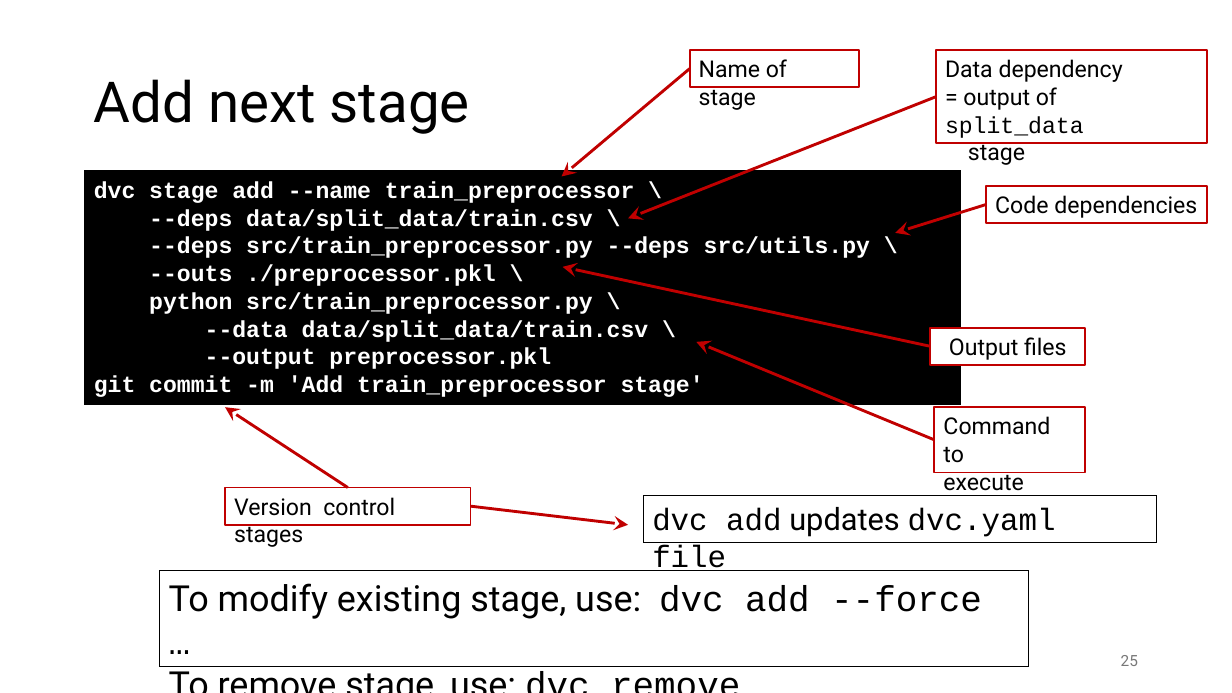
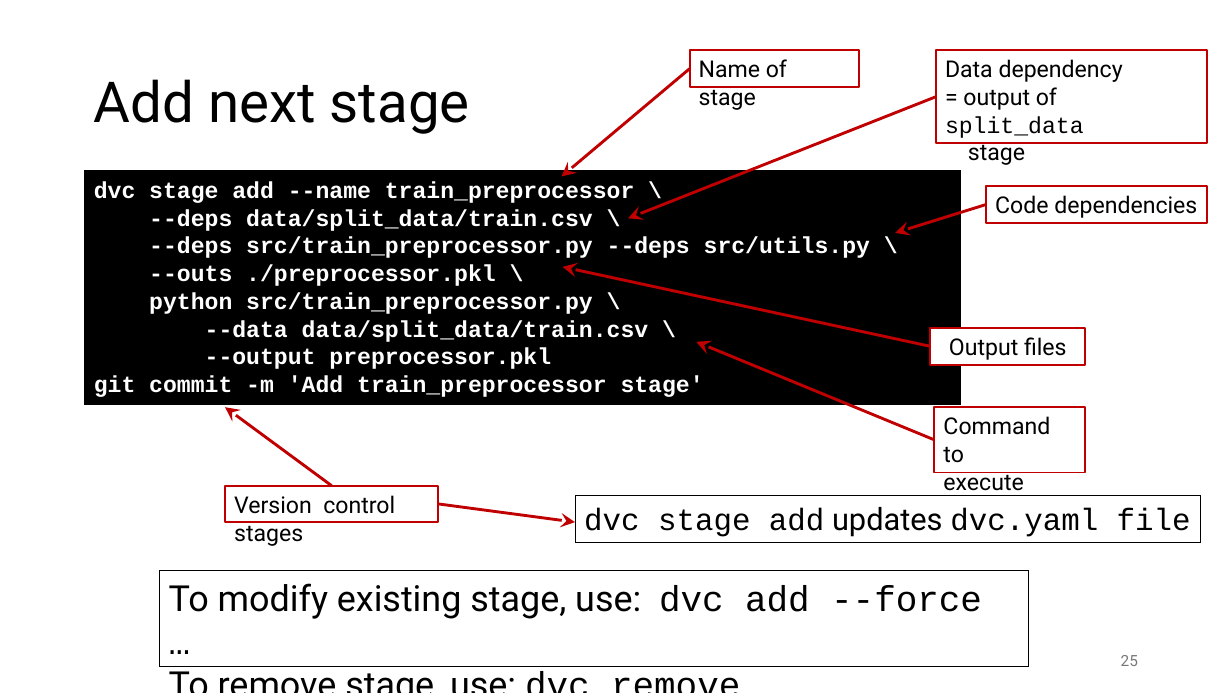
Before and after one commit to gjbex/MLOps-on-HPC, a slide deck: slide 25 of mlops_on_hpc.pptx. Drawn at 1232x693 pixels with LibreOffice and Linux fonts; fonts in the diff are those of the drawing. Boxes give left, top, right and bottom in pixels: in the first picture for what was removed or moved away, otherwise in the second. Text is boxed around its words. In the diff, an @@ line names an element or a change of style, - is before the commit and + after.

```diff
--- a/mlops_on_hpc.pptx
+++ b/mlops_on_hpc.pptx
@@ arrow moved from (348, 488) - (226, 408) to (332, 486) - (226, 408) @@
@@ rectangle "Version control stages": place and size @@
-rectangle "Version control stages" at [226,488,471,525]
+rectangle "Version control stages" at [226,486,439,522]
@@ arrow moved from (470, 506) - (628, 525) to (438, 504) - (575, 522) @@
@@ rectangle "dvc stage add updates dvc.yaml ...": place and size @@
-rectangle "dvc stage add updates dvc.yaml ..." at [643,495,1157,542]
+rectangle "dvc stage add updates dvc.yaml ..." at [575,495,1201,542]
@@ text in rectangle at [584,507,1191,537]: text changed @@
-dvc add updates dvc.yaml file
+dvc stage add updates dvc.yaml file
```
Also in this commit, not shown: 1 other slide changed.
